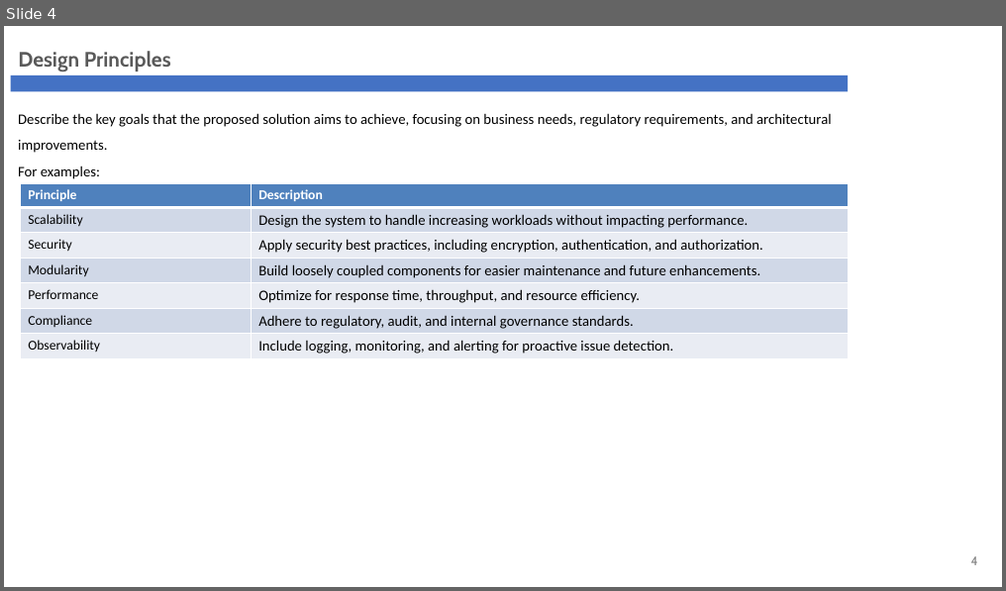
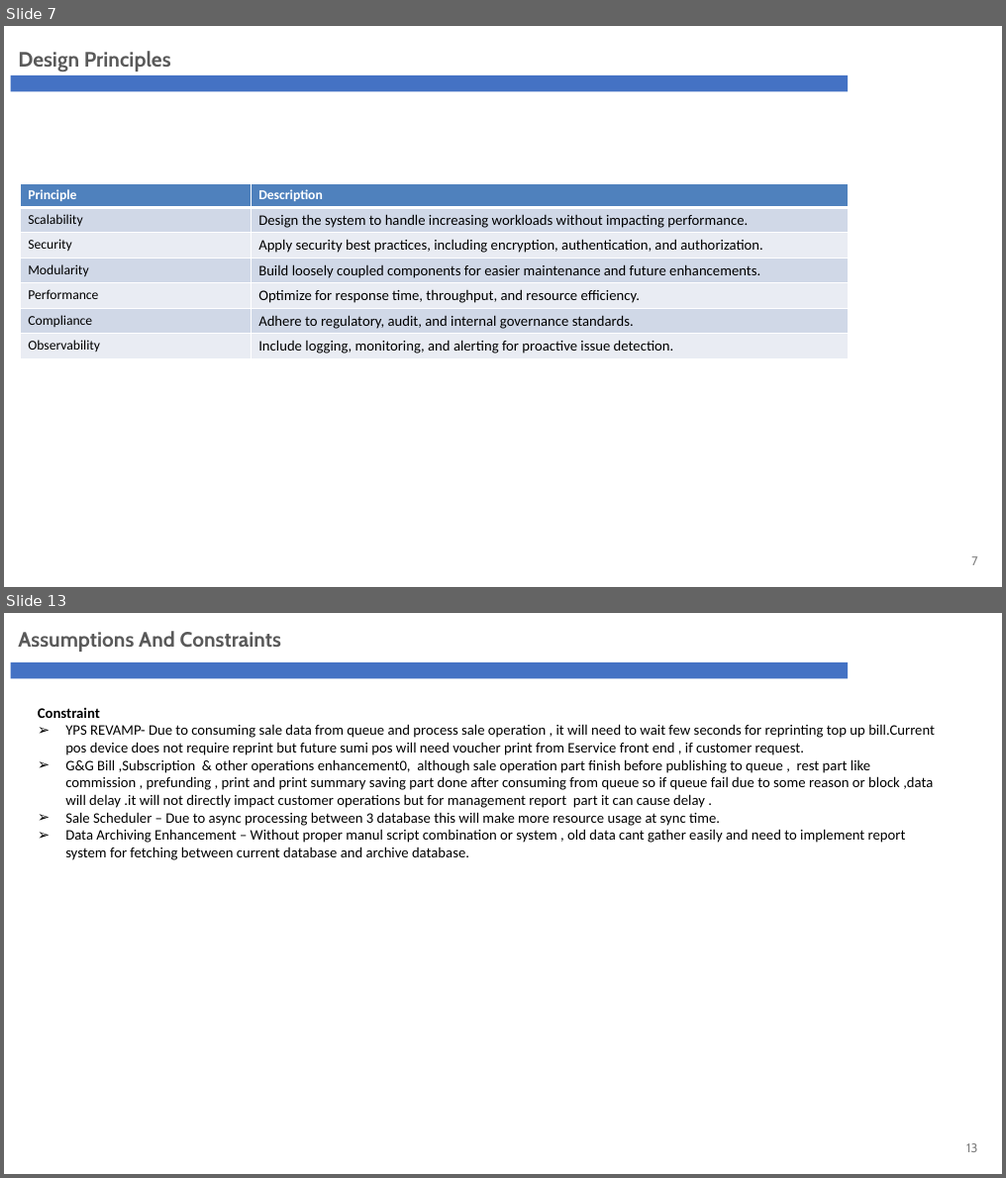
Before and after one commit to phyothuhan26/MySolutions, a slide deck: GandG_YPS/Presentation/G&G_Revamp_ARB.pptx. Shown one above the other, each under a label of ours: slide 4 before the commit, slides 7 and 13 after it; the slides between them are not shown. The pictures are 1006x591 and 1006x1178 pixels, drawn with LibreOffice and Linux fonts; fonts in the diff are those of the drawing; background and template pictures are left out. Boxes give left, top, right and bottom in pixels: in the first picture for what was removed or moved away, otherwise in the second. Text is boxed around its words. In the diff, an @@ line names an element or a change of style, - is before the commit and + after.

Commit message:
g&g archive march 31

```diff
--- a/GandG_YPS/Presentation/G&G_Revamp_ARB.pptx
+++ b/GandG_YPS/Presentation/G&G_Revamp_ARB.pptx
@@ slide 13 added at <box>4,613,1002,1174</box>, background #FFFFFF; not listed: 1 template element that a slide beside it also shows @@
@@ text added at <box>18,631,281,652</box>, 20 pt, text #595959, bold @@
+Assumptions And Constraints
@@ text added at <box>38,707,935,861</box>, 14 pt, text #000000 @@
+Constraint
+➢ YPS REVAMP- Due to consuming sale data from queue and process sale operation , it will need to wait few seconds for reprinting top up bill.Current pos device does not require reprint but future sumi pos will need voucher print from Eservice front end , if customer request.
+➢ G&G Bill ,Subscription & other operations enhancement0, although sale operation part finish before publishing to queue , rest part like commission , prefunding , print and print summary saving part done after consuming from queue so if queue fail due to some reason or block ,data will delay .it will not directly impact customer operations but for management report part it can cause delay .
+➢ Sale Scheduler – Due to async processing between 3 database this will make more resource usage at sync time.
+➢ Data Archiving Enhancement – Without proper manul script combination or system , old data cant gather easily and need to implement report system for fetching between current database and archive database.
@@ page number added at <box>966,1144,977,1153</box>, 12 pt, text #808080 @@
+13
@@ what was slide 4 is now slide 7 @@
@@ slide 7 changed as well @@
@@ text removed at <box>18,113,831,179</box> @@
-Describe the key goals that the proposed solution aims to achieve, focusing on business needs, regulatory requirements, and architectural improvements.
-For examples:
@@ page number at <box>971,557,977,566</box>: text changed @@
-4
+7
```
Also in this commit, not shown: 3 other slides changed, 20 other slides added, 16 slides removed, 16 other files.
